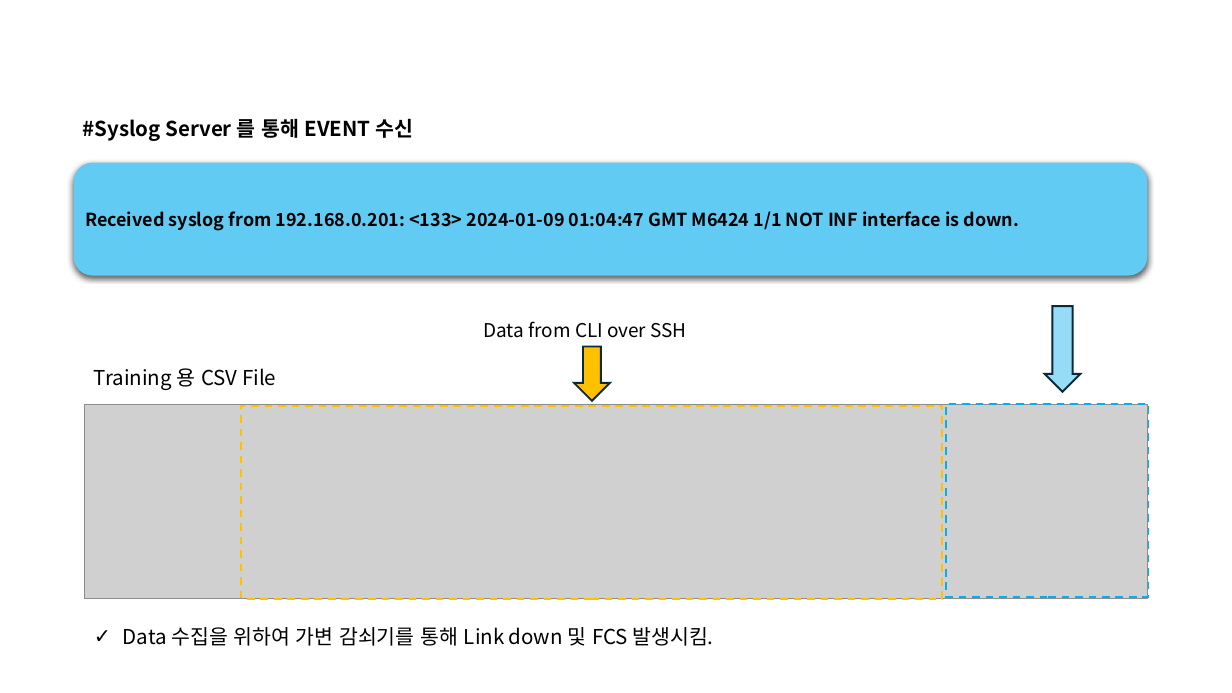
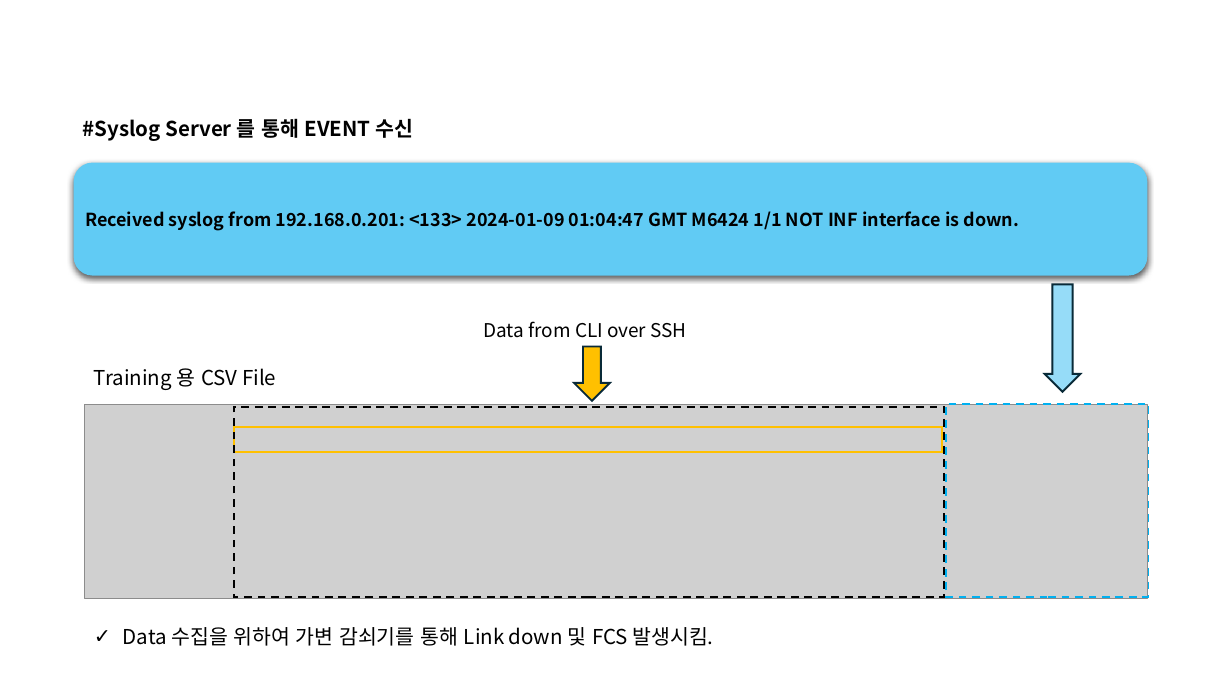
Before and after one commit to jaehun-jang/AI-ML, a slide deck: slide 6 of AIOPS/AIOPS For Transceiver Monitoring.pptx. Drawn at 1232x693 pixels with LibreOffice and Linux fonts; fonts in the diff are those of the drawing; grey boxes stand for pictures. Boxes give left, top, right and bottom in pixels: in the first picture for what was removed or moved away, otherwise in the second. Text is boxed around its words. In the diff, an @@ line names an element or a change of style, - is before the commit and + after.

```diff
--- a/AIOPS/AIOPS For Transceiver Monitoring.pptx
+++ b/AIOPS/AIOPS For Transceiver Monitoring.pptx
@@ down arrow: place and size @@
-down arrow at [1045, 306, 1081, 392]
+down arrow at [1045, 285, 1081, 392]
@@ rectangle added at [234, 407, 945, 597], outline #000000 1.5 pt dashed @@
@@ rectangle: place and size @@
-rectangle at [241, 406, 943, 599]
+rectangle at [234, 427, 943, 452]
@@ rectangle at [234, 427, 943, 452]: outline #FFC000 1.5 pt dashed to #FFC000 1.5 pt @@
```
Also in this commit, not shown: 7 other slides changed, 4 other files.
